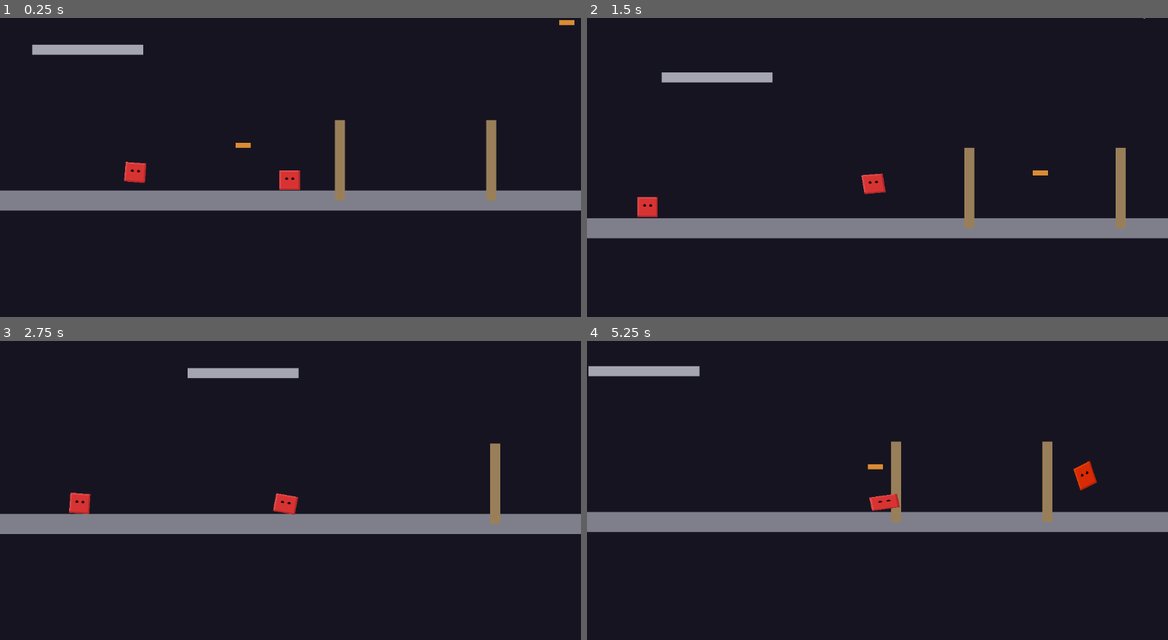
Above: before the commit, frames 1-4 (two rows, left to right).
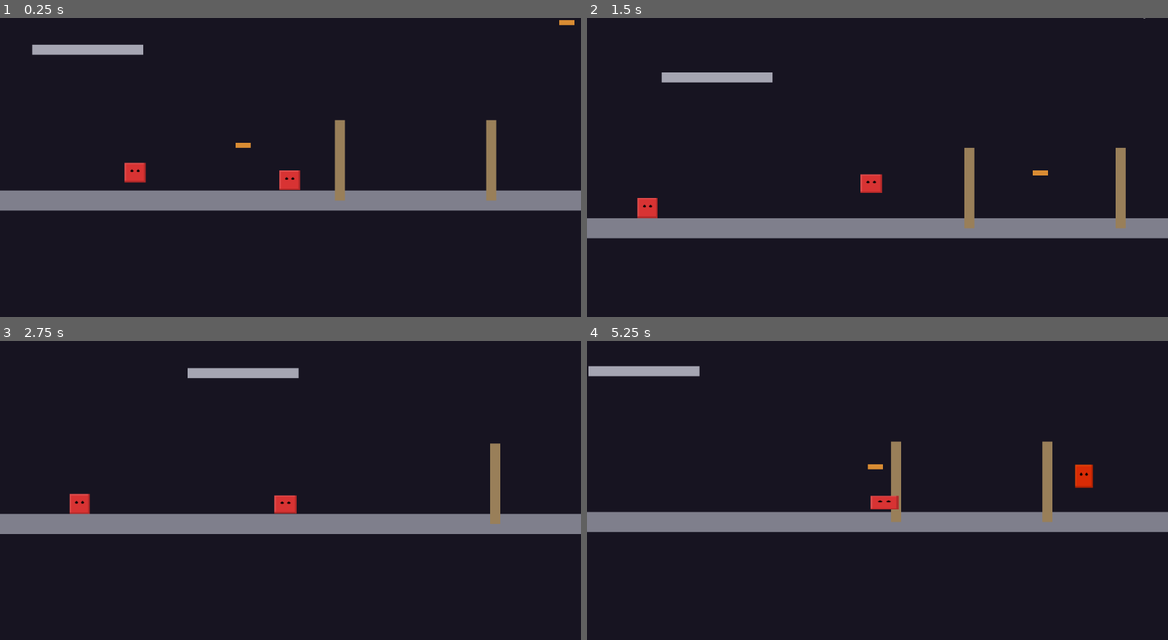
Above: after the commit, the same moments.

Repository: SumDumIdiut/tag
Game: Godot game, scene res://main/game.tscn
Two runs of this game, one before a commit and one after it. Both use one fixed random seed, a clock stepped at 60 frames per second and the inputs below. This scene is started directly instead of the project's main scene.
Inputs (mouse positions are in pixels of both pictures, inside the frame that each line leads up to):
- Up to frame 1 (0.25 s): no input
- Up to frame 2 (1.5 s): move the mouse to (1005, 164) at 0.52 s; hold D (move_right) 0.53-1.25 s; hold K (climb) 0.53-1.25 s; click (1005, 164) at 0.67 s; tap Space (jump) at 0.77, 1.07 s; tap J (dash) at 0.8 s; drag from (761, 197) to (848, 245) at 1.27 s
- Up to frame 3 (2.75 s): move the mouse to (348, 433) at 2.02 s; hold A (move_left) from 2.03 s (still down); hold Space (jump) from 2.03 s (still down); tap K (climb) at 2.3 s
- Up to frame 4 (5.25 s): release A (move_left) at 2.75 s; release Space (jump) at 2.75 s; drag from (848, 568) to (703, 454) at 2.77 s; move the mouse to (1051, 553) at 3.52 s; hold D (move_right) 3.53-4.25 s; hold Space (jump) 3.53-4.25 s; tap J (dash) at 3.6, 5.1 s; drag from (703, 454) to (790, 421) at 4.27 s; move the mouse to (906, 502) at 5.02 s; hold D (move_right) from 5.03 s (still down); click (906, 502) at 5.17 s

The runs differ from the first frame. In frame 1, less than 0.1% of the frame differs, in the area x 21-26%, y 48-56%; in frame 2, 0.2%; in frame 3, 0.1%; in frame 4, 0.2%, in the area x 48-88%, y 40-57%.

Commit message:
Remove physics-driven square animation, run locally-hosted servers headless
- Removed LimbPhysicsRig entirely (player.gd, remote_avatar.gd) -- the
  square no longer tilts/bobs via the pendulum-simulation rig on wall
  jumps, dashes, tag reactions, or while walking. current_action/
  current_action_id stay in place as a generic "an event fired" signal
  (still sent over the network) since removing that would mean touching
  the state-dict shape/net_game.gd's call site for no benefit -- there's
  just no rig left locally to kick with it. The simpler, non-rig cosmetic
  polish (jump/dash squash-stretch scale, tag-color modulate tint) is
  untouched, only the pendulum/spring simulation itself is gone.
- local_server_spawner.gd: the second copy of the client spawned for
  Host Server/Quick Play/ranked auto-host now launches with --headless,
  so hosting a match no longer pops up a second visible game window on
  top of the host's own client.

Diff:
--- a/game/net/local_server_spawner.gd
+++ b/game/net/local_server_spawner.gd
@@ -57,7 +57,14 @@
 		failed.emit("Couldn't find a free local port.")
 		return
 
+	# --headless (a real engine flag, not a custom one like --server below) --
+	# this spawned copy is only ever driving server logic, never rendering
+	# anything for anyone to look at, so there's no reason for a second game
+	# window to visibly pop up over the host's own client every time they
+	# host/quick-play/queue ranked. Already proven safe for this exact scene
+	# (server_main.tscn) throughout local testing all session.
 	var args := PackedStringArray([
+		"--headless",
 		"--server",
 		"--port=%d" % port,
 		"--name=%s" % server_name,
--- a/game/player/limb_physics_rig.gd
+++ /dev/null
@@ -1,172 +0,0 @@
-extends RefCounted
-class_name LimbPhysicsRig
-
-# Whole-body version of what used to be a 6-pendulum limb rig, stripped down
-# after the player model became a single square (see SkinCatalog.PART_NAMES)
-# -- there's only one sprite left to pose, so the per-limb pendulums (torso/
-# head/arms/legs, each with their own gait/dash/air/climb drive) collapsed
-# into one body-wide rotation pendulum plus the vertical bob spring and
-# whole-body wind lean, which already applied to the visual root rather than
-# any one limb. Same driven-damped-harmonic-oscillator math as before (see
-# Pendulum/Spring below) -- just one pendulum doing the job six used to.
-
-const REST_BODY_Y := -15.0
-const GRAVITY := 2600.0
-
-class Pendulum:
-	var angle := 0.0
-	var _vel := 0.0
-	var inertia: float
-	var damping: float
-	var rest_angle := 0.0
-	var max_angle := 80.0
-
-	func _init(p_inertia: float, p_damping: float, p_max_angle: float = 80.0) -> void:
-		inertia = p_inertia
-		damping = p_damping
-		max_angle = p_max_angle
-
-	func update(drive_torque: float, delta: float) -> void:
-		var gravity_torque := -GRAVITY * sin(deg_to_rad(angle - rest_angle))
-		var damping_torque := -damping * _vel
-		var angular_accel := (gravity_torque + drive_torque + damping_torque) / inertia
-		_vel += angular_accel * delta
-		angle += _vel * delta
-		var lo := rest_angle - max_angle
-		var hi := rest_angle + max_angle
-		if angle < lo:
-			angle = lo
-			_vel = maxf(_vel, 0.0)
-		elif angle > hi:
-			angle = hi
-			_vel = minf(_vel, 0.0)
-
-	## A one-shot shove -- adds directly to angular velocity rather than
-	## angle, so it reads as an impact (swing hard, then settle back) instead
-	## of a teleport to a new pose.
-	func kick(impulse: float) -> void:
-		_vel += impulse / inertia
-
-	static func equilibrium_torque(target_angle_deg: float) -> float:
-		return GRAVITY * sin(deg_to_rad(target_angle_deg))
-
-	func forced_drive_for_amplitude(amplitude_deg: float, w: float) -> float:
-		var stiffness := GRAVITY * (PI / 180.0)
-		var reactance := stiffness - inertia * w * w
-		var resistance := damping * w
-		return amplitude_deg * sqrt(reactance * reactance + resistance * resistance)
-
-# Position bob (a vertical stride bounce) is a translation, not a rotation --
-# a plain damped spring toward a target position is the right tool there,
-# not a pendulum.
-class Spring:
-	var value := 0.0
-	var _vel := 0.0
-	var stiffness: float
-	var damping: float
-
-	func _init(p_stiffness: float, p_damping: float, start := 0.0) -> void:
-		stiffness = p_stiffness
-		damping = p_damping
-		value = start
-
-	func update(target: float, delta: float) -> void:
-		var accel := -stiffness * (value - target) - damping * _vel
-		_vel += accel * delta
-		value += _vel * delta
-
-var body_rot := Pendulum.new(2.2, 13.0, 34.0)
-var body_y := Spring.new(140.0, 16.0, REST_BODY_Y)
-
-# Whole-body tilt from air drag -- rotates the entire visual root rather
-# than body_rot itself, since body_rot pivots around the square's own top
-# attach point while this effect (moving fast pushes the whole silhouette
-# back) should pivot around the character's actual center. A plain spring
-# chasing a speed-derived target angle reads as "leaning into the wind"
-# without needing its own gravity term -- there's no rest pose for the whole
-# body to sag back to except upright.
-var body_lean := Spring.new(70.0, 15.0, 0.0)
-
-# Real walking distance (not time) covered since the last full stride -- see
-# the walk branch below. Stride frequency is an emergent result of speed
-# (a real walker's cadence scales with speed because stride length is
-# roughly constant), not a wave generator sped up with time.
-const STEP_LENGTH := 55.0
-const CLIMB_ANGULAR_FREQ := 5.0 # rad/s -- climbing cadence is roughly constant regardless of input, unlike walking's speed-derived one
-var _stride_distance := 0.0
-var _climb_phase := 0.0
-var _last_vel := Vector2.ZERO
-
-# How hard the character's own acceleration (speeding up, stopping,
-# landing) shoves the body backward relative to the motion -- inertia, the
-# same reason a passenger leans back when a car suddenly accelerates.
-const LEAN_RESPONSE := 0.16
-const MAX_LEAN_TORQUE := 260.0
-
-const WIND_LEAN_PER_SPEED := 0.032
-const MAX_WIND_LEAN_DEG := 26.0
-
-## Advances the pendulum/springs one step from real dynamics driven by the
-## given state. `vel`/`on_floor`/`is_dashing`/`is_climbing`/`move_speed` are
-## the same values player.gd/remote_avatar.gd already have on hand each
-## frame, whether from local physics or the last network update.
-func update(delta: float, vel: Vector2, on_floor: bool, is_dashing: bool, is_climbing: bool, move_speed: float) -> void:
-	var accel := (vel - _last_vel) / maxf(delta, 0.0001)
-	_last_vel = vel
-	var lean := clampf(-accel.x * LEAN_RESPONSE, -MAX_LEAN_TORQUE, MAX_LEAN_TORQUE)
-
-	var body_drive := lean
-	var body_y_target := REST_BODY_Y
-
-	if is_dashing:
-		body_drive += Pendulum.equilibrium_torque(-16.0)
-	elif is_climbing:
-		_climb_phase += delta * CLIMB_ANGULAR_FREQ
-		var s := sin(_climb_phase)
-		var torque := body_rot.forced_drive_for_amplitude(9.0, CLIMB_ANGULAR_FREQ)
-		body_drive += s * torque
-	elif not on_floor:
-		var up := clampf(-vel.y / 400.0, -1.0, 1.0) # positive while rising, negative while falling
-		body_drive += Pendulum.equilibrium_torque(-14.0 * up)
-	else:
-		var speed_frac := absf(vel.x) / maxf(move_speed, 1.0)
-		if speed_frac > 0.06:
-			_stride_distance += absf(vel.x) * delta
-			var phase := (_stride_distance / STEP_LENGTH) * TAU
-			body_drive += Pendulum.equilibrium_torque(sin(phase) * 4.0)
-			body_y_target = REST_BODY_Y - 2.0 * absf(cos(phase))
-
-	body_rot.update(body_drive, delta)
-	body_y.update(body_y_target, delta)
-
-	var wind_lean_target := clampf(-vel.x * WIND_LEAN_PER_SPEED, -MAX_WIND_LEAN_DEG, MAX_WIND_LEAN_DEG)
-	body_lean.update(wind_lean_target, delta)
-
-## A one-shot impulse for a discrete event (a wall jump, a dash-jump cancel,
-## getting tagged, getting repelled) -- kicks the body pendulum so it swings
-## hard and settles back on its own, on top of whatever the continuous
-## per-frame drive above is already doing. Magnitudes match what each
-## event's old torso_rot kick used to be, since that's the one pendulum
-## every event already drove regardless of the rest of the old per-limb
-## kicks.
-func kick(action: String) -> void:
-	match action:
-		"wall_jump": body_rot.kick(-260.0)
-		"super_wall_jump": body_rot.kick(-360.0)
-		"diagonal_wall_jump": body_rot.kick(320.0)
-		"dash_jump": body_rot.kick(-320.0)
-		"tag_reaction": body_rot.kick(-380.0)
-		"repel": body_rot.kick(-320.0)
-
-## Writes the current pendulum/spring values onto the actual rig nodes.
-## `body` is the Body Sprite2D (player.tscn et al); `visual_root` (the
-## Visual node itself, optional) carries the whole-body wind lean -- kept
-## separate from body's own rotation since that pivots around the square's
-## top attach point, not the character's overall center, so leaning it
-## directly would swing the attach point out rather than tilting the whole
-## silhouette.
-func apply_to(body: Node2D, visual_root: Node2D = null) -> void:
-	body.position = Vector2(0.0, body_y.value)
-	body.rotation_degrees = body_rot.angle
-	if visual_root:
-		visual_root.rotation_degrees = body_lean.value
--- a/game/player/player.gd
+++ b/game/player/player.gd
@@ -192,7 +192,6 @@
 @onready var _parts: Dictionary = {
 	"body": $Visual/Body,
 }
-var _rig := LimbPhysicsRig.new()
 var _trail_emitter: TrailEmitter
 
 var _was_on_floor_visual := false
@@ -200,20 +199,19 @@
 
 const TAG_IT_COLOR := Color(1.0, 0.85, 0.1, 1.0)
 
-# One-shot move events, distinct from the continuous per-frame body-physics
-# update -- these apply an impulse (see LimbPhysicsRig.kick) once when a
-# specific move tech fires (a wall jump, a dash-jump cancel, ...), so the
-# body swings hard and settles back on its own instead of easing toward a
-# target like everything else. `current_action` is never cleared back to ""
-# -- it always holds the most recently triggered action, and both the local
-# kick below and RemoteAvatar (over the network, see server_match.gd's
-# state dict) detect a fresh trigger by comparing `current_action_id`
-# against the last id they actually consumed, not by string content. That
-# makes this robust to the SAME action firing twice in a row (e.g. rapid
-# wall-jumping) and to state updates arriving over an unreliable channel --
-# any later update still carries the correct not-yet-consumed id, so a
-# dropped packet just delays the kick instead of losing the trigger
-# entirely.
+# One-shot move-tech events (a wall jump, a dash-jump cancel, ...). The
+# square isn't animated by physics (no more per-limb/per-body pendulum
+# rig), but `current_action`/`current_action_id` stay as a generic "this
+# event just fired" signal -- still sent over the network (see
+# server_match.gd's state dict), just with no visual consumer right now.
+# `current_action` is never cleared back to "" -- it always holds the most
+# recently triggered action, and a consumer detects a fresh trigger by
+# comparing `current_action_id` against the last id it actually consumed,
+# not by string content. That makes this robust to the SAME action firing
+# twice in a row (e.g. rapid wall-jumping) and to state updates arriving
+# over an unreliable channel -- any later update still carries the correct
+# not-yet-consumed id, so a dropped packet just delays detection instead of
+# losing the trigger entirely.
 var current_action := ""
 var current_action_id := 0
 var _last_played_action_id := 0
@@ -221,7 +219,6 @@
 func _trigger_action(action_name: String) -> void:
 	current_action = action_name
 	current_action_id += 1
-	_rig.kick(action_name)
 
 func _ready() -> void:
 	if _visual:
@@ -283,7 +280,6 @@
 	# fires when the status actually flips, but guard anyway so a caller
 	# re-asserting "still it" doesn't restart the flinch kick.
 	if active and not _was_tagged_it:
-		_rig.kick("tag_reaction")
 		SFX.play("tag")
 	_was_tagged_it = active
 
@@ -323,13 +319,6 @@
 			target_scale = Vector2(1.1, 0.9)
 	_visual.scale = _visual.scale.lerp(target_scale, clampf(delta * 12.0, 0.0, 1.0))
 
-	# Trigger events (wall jump, dash jump, tag) apply their kick immediately
-	# in _trigger_action()/set_tagged_it() -- current_action_id here is only
-	# so a networked RemoteAvatar watching this same peer_id's state can
-	# detect the same event and kick its own copy of the rig in sync (see
-	# server_match.gd's state dict / RemoteAvatar.set_state).
-	_rig.update(delta, velocity, on_floor_now, is_dashing, is_climbing, MOVE_SPEED)
-	_rig.apply_to(_parts["body"], _visual)
 	_trail_emitter.update(delta, velocity.length())
 
 func apply_input(input: Dictionary, delta: float) -> void:
--- a/game/player/remote_avatar.gd
+++ b/game/player/remote_avatar.gd
@@ -16,7 +16,6 @@
 @onready var _parts: Dictionary = {
 	"body": $Visual/Body,
 }
-var _rig := LimbPhysicsRig.new()
 var _trail_emitter: TrailEmitter
 
 const LERP_WEIGHT := 0.35
@@ -42,16 +41,6 @@
 var target_facing: int = 1
 var _time_since_update := 0.0
 var _was_it := false
-# The limb rig integrates every physics frame (see _physics_process below),
-# not just when a new set_state() arrives -- state updates only land once
-# per network tick, but the spring simulation needs to keep advancing every
-# frame in between for the motion to actually look continuous rather than
-# stepping. These hold the last state a real update reported, for
-# _physics_process to keep feeding the rig from in the meantime.
-var _last_on_floor := true
-var _last_is_dashing := false
-var _last_is_climbing := false
-var _last_action_id := 0
 
 func _ready() -> void:
 	if name_label:
@@ -77,8 +66,6 @@
 	var extrapolated := target_position + target_velocity * minf(_time_since_update, MAX_EXTRAPOLATION_SEC)
 	global_position = global_position.lerp(extrapolated, LERP_WEIGHT)
 
-	_rig.update(delta, target_velocity, _last_on_floor, _last_is_dashing, _last_is_climbing, Player.MOVE_SPEED)
-	_rig.apply_to(_parts["body"], visual)
 	_trail_emitter.update(delta, target_velocity.length())
 
 ## Sets which skin this avatar displays, by id -- called once by net_game.gd
@@ -126,7 +113,11 @@
 	if _hat:
 		_hat.texture = tex
 
-func set_state(pos: Vector2, vel: Vector2, facing: int, is_dashing: bool, is_climbing: bool, on_floor: bool, action: String, action_id: int, is_it: bool) -> void:
+## `on_floor`/`action`/`action_id` are still part of the state dict shape
+## server_match.gd sends (see player.gd's current_action/current_action_id
+## comment) but have no visual consumer here anymore -- the square isn't
+## animated by physics, so there's no rig left to feed or kick with them.
+func set_state(pos: Vector2, vel: Vector2, facing: int, is_dashing: bool, _is_climbing: bool, _on_floor: bool, _action: String, _action_id: int, is_it: bool) -> void:
 	target_position = pos
 	target_velocity = vel
 	target_facing = facing
@@ -139,18 +130,8 @@
 		var flip := absf(visual.scale.x) * (1.0 if facing >= 0 else -1.0)
 		visual.scale.x = flip
 	# Rising edge only -- state updates arrive every network tick, so without
-	# this a still-"it" peer would restart the flinch kick on every single
-	# update instead of applying it once when tag actually happens.
+	# this a still-"it" peer would replay the tag SFX on every single update
+	# instead of once when tag actually happens.
 	if is_it and not _was_it:
-		_rig.kick("tag_reaction")
 		SFX.play("tag")
 	_was_it = is_it
-	# A fresh wall-jump/dash-jump id is likewise a one-shot kick, not a
-	# continuous state -- see player.gd's current_action_id comment for why
-	# this compares ids instead of "did the action string change."
-	if action_id != _last_action_id:
-		_last_action_id = action_id
-		_rig.kick(action)
-	_last_on_floor = on_floor
-	_last_is_dashing = is_dashing
-	_last_is_climbing = is_climbing
--- a/game/ui/character_preview.gd
+++ b/game/ui/character_preview.gd
@@ -3,9 +3,9 @@
 
 # A genuine live character portrait for menu buttons, instead of a flat
 # vector icon -- renders the actual in-game rig (same RemoteAvatar puppet
-# used for every other player on screen, same LimbPhysicsRig idle sway) in
-# its own SubViewport, isolated from the rest of the UI's 2D world. Nearest
-# filtering on the container keeps the pixel art crisp when blown up to
+# used for every other player on screen) in its own SubViewport, isolated
+# from the rest of the UI's 2D world. Nearest filtering on the container
+# keeps the pixel art crisp when blown up to
 # button size, matching every other piece of character art in the game.
 
 const REMOTE_AVATAR_SCENE := preload("res://player/remote_avatar.tscn")
Not shown, removed: game/player/limb_physics_rig.gd.uid
